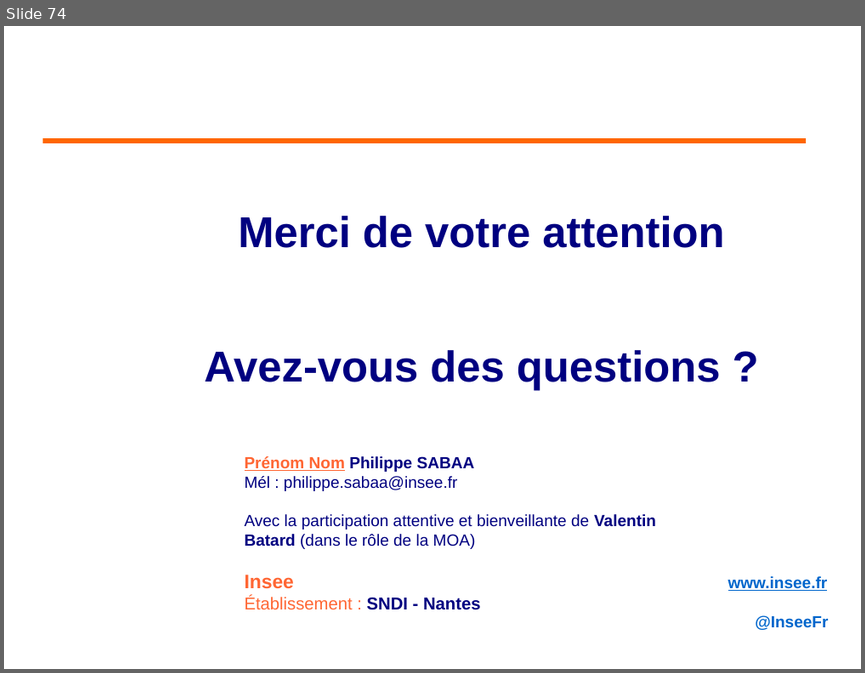
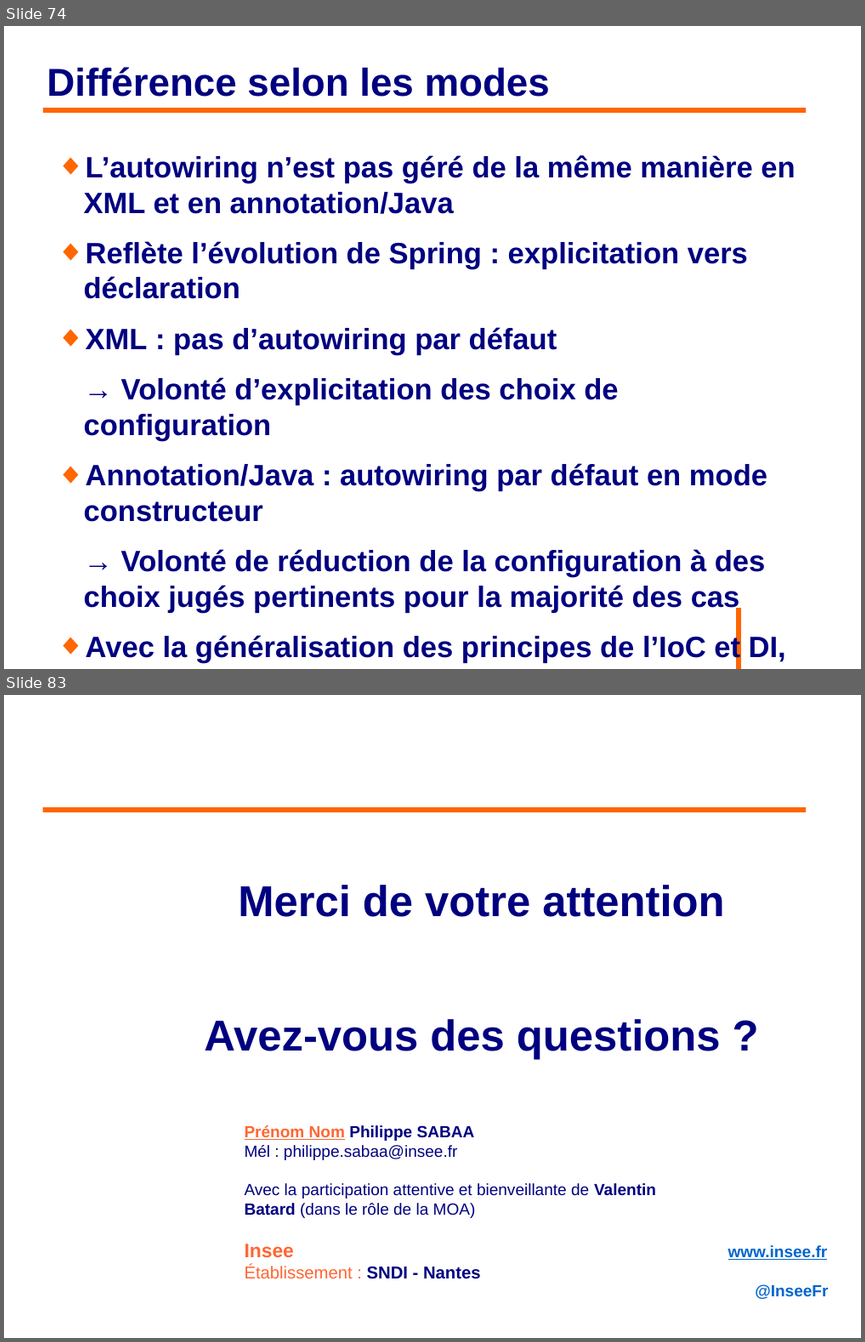
Before and after one commit to philphils/formation-spring, a slide deck: Documentation/diapo_formation_spring.odp. Shown one above the other, each under a label of ours: slide 74 before the commit, slides 74 and 83 after it; the slides between them are not shown. The pictures are 865x673 and 865x1342 pixels, drawn with LibreOffice and Linux fonts; fonts in the diff are those of the drawing; background and template pictures are left out. Boxes give left, top, right and bottom in pixels: in the first picture for what was removed or moved away, otherwise in the second. Text is boxed around its words. In the diff, an @@ line names an element or a change of style, - is before the commit and + after.

```diff
--- a/Documentation/diapo_formation_spring.odp
+++ b/Documentation/diapo_formation_spring.odp
@@ slide 74 added at [4,26,861,669], background #FFFFFF @@
@@ title added at [46,67,550,97], 36 pt, text #000080, bold @@
+Différence selon les modes
@@ line added from (43, 110) to (806, 110), #FF6600 4.54 pt @@
@@ text added at [84,155,794,664], 27.2 pt, text #000080, bold @@
+◆ L’autowiring n’est pas géré de la même manière en XML et en annotation/Java
+◆ Reflète l’évolution de Spring : explicitation vers déclaration
+◆ XML : pas d’autowiring par défaut
+→ Volonté d’explicitation des choix de configuration
+◆ Annotation/Java : autowiring par défaut en mode constructeur
+→ Volonté de réduction de la configuration à des choix jugés pertinents pour la majorité des cas
+◆ Avec la généralisation des principes de l’IoC et DI, choix de méthodes moins verbeuses et plus automatiques
@@ line added from (738, 607) to (738, 669), #FF6600 4.54 pt @@
@@ what was slide 74 is now slide 83 @@
```
Also in this commit, not shown: 1 slide changed, 9 other slides added, 1 slide removed.
